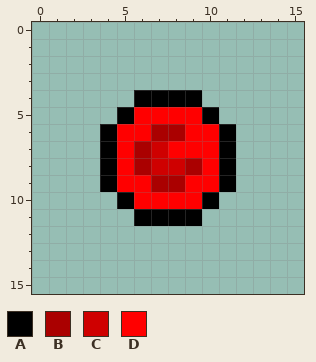
Pixel-art file -- TheClottingDefender/Assets/Gfx/raw/Icon_rotes_bl.koerp..ase. Above is the file before it was changed.
16x16 pixels, 1 frame.
Palette (. is transparent): A #000000  B #aa0000  C #cf0000  D #ff0000
Pixels before, first column x 4:
 4 ..AAAA..
 5 .ADDDDA.
 6 ADDBBDDA
 7 ADBCDDDA
 8 ADBCCBDA
 9 ADDBBDDA
10 .ADDDDA.
11 ..AAAA..
Now the later version:
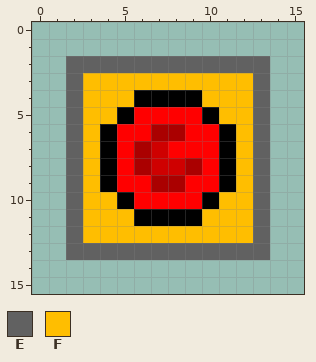
Colours new in this view: E #616161  F #ffbe00
The edit:
y 2: x 2..13 ............ -> EEEEEEEEEEEE
y 3: x 2..13 ............ -> EFFFFFFFFFFE
y 4: x 2..5 .... -> EFFF; x 10..13 .... -> FFFE
y 5: x 2..4 ... -> EFF; x 11..13 ... -> FFE
y 6..9: x 2..3 .. -> EF; x 12..13 .. -> FE
y 10: x 2..4 ... -> EFF; x 11..13 ... -> FFE
y 11: x 2..5 .... -> EFFF; x 10..13 .... -> FFFE
y 12: x 2..13 ............ -> EFFFFFFFFFFE
y 13: x 2..13 ............ -> EEEEEEEEEEEE
Where, in picture pixels (left, top, right, bottom), the same in both pictures:
added: (66, 56, 270, 260)
